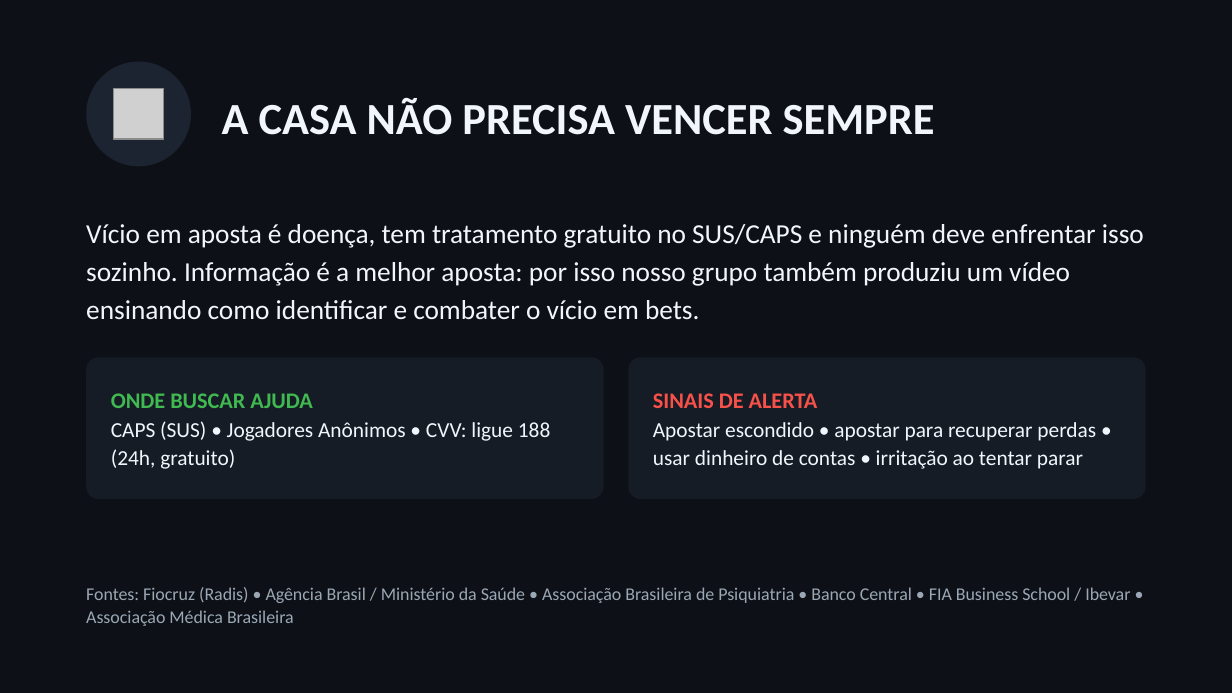
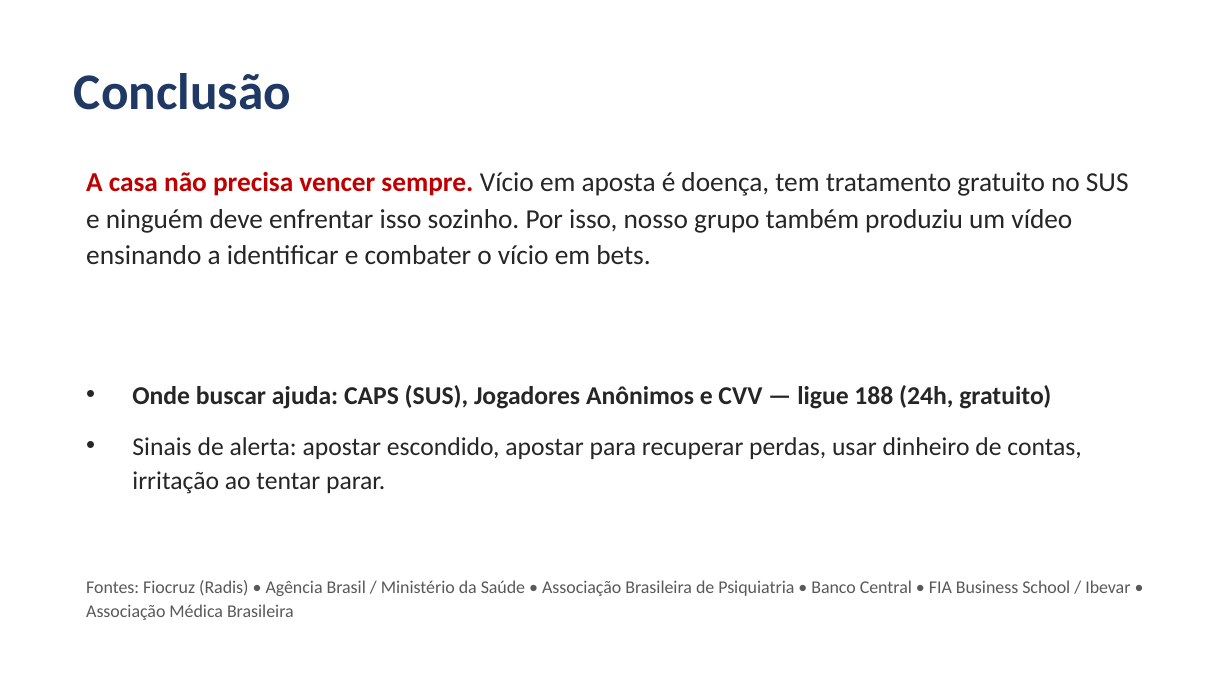
Before and after one commit to outletdoscabides10-cell/universo-site, a slide deck: slide 11 of trabalho-vicio-em-bets/vicio-em-bets.pptx. Drawn at 1232x693 pixels with LibreOffice and Linux fonts; fonts in the diff are those of the drawing; grey boxes stand for pictures. Boxes give left, top, right and bottom in pixels: in the first picture for what was removed or moved away, otherwise in the second. Text is boxed around its words. In the diff, an @@ line names an element or a change of style, - is before the commit and + after.

```diff
--- a/trabalho-vicio-em-bets/vicio-em-bets.pptx
+++ b/trabalho-vicio-em-bets/vicio-em-bets.pptx
@@ background #0D1117 to #FFFFFF @@
@@ text added at [74,73,291,110], 30 pt, text #1F3864, bold @@
+Conclusão
@@ ellipse removed at [86,62,191,166] @@
@@ picture removed at [113,89,164,139] @@
@@ text removed at [222,98,935,135] @@
-A CASA NÃO PRECISA VENCER SEMPRE
@@ text at [86,172,1129,264]: text changed; text colour #F0F6FC to #262626 @@
-Vício em aposta é doença, tem tratamento gratuito no SUS/CAPS e ninguém deve enfrentar isso sozinho. Informação é a melhor aposta: por isso nosso grupo também produziu um vídeo ensinando como identificar e combater o vício em bets.
+A casa não precisa vencer sempre. Vício em aposta é doença, tem tratamento gratuito no SUS e ninguém deve enfrentar isso sozinho. Por isso, nosso grupo também produziu um vídeo ensinando a identificar e combater o vício em bets.
@@ text "A casa não precisa vencer ..." at [86,172,1129,264]: vertical alignment middle to top @@
@@ rounded rectangle removed at [86,357,604,499] @@
@@ rounded rectangle removed at [628,357,1146,499] @@
@@ text "Onde buscar ajuda: CAPS (SUS), ..." at [132,385,1081,494]: vertical alignment middle to top @@
@@ text at [132,385,1081,494]: text changed; size 12.5 to 15 pt; text colour #F0F6FC to #262626 @@
-SINAIS DE ALERTA
-Apostar escondido • apostar para recuperar perdas • usar dinheiro de contas • irritação ao tentar parar
+• Onde buscar ajuda: CAPS (SUS), Jogadores Anônimos e CVV — ligue 188 (24h, gratuito)
+• Sinais de alerta: apostar escondido, apostar para recuperar perdas, usar dinheiro de contas, irritação ao tentar parar.
@@ text removed at [111,393,550,469] @@
-ONDE BUSCAR AJUDA
-CAPS (SUS) • Jogadores Anônimos • CVV: ligue 188 (24h, gratuito)
@@ text "Fontes: Fiocruz (Radis) • Agência ...": place and size @@
-text "Fontes: Fiocruz (Radis) • Agência ..." at [86,587,1130,626]
+text "Fontes: Fiocruz (Radis) • Agência ..." at [86,580,1130,620]
@@ text "Fontes: Fiocruz (Radis) • Agência ..." at [86,580,1130,620]: text colour #9BA7B4 to #595959 @@
```
Also in this commit, not shown: 10 other slides changed.
